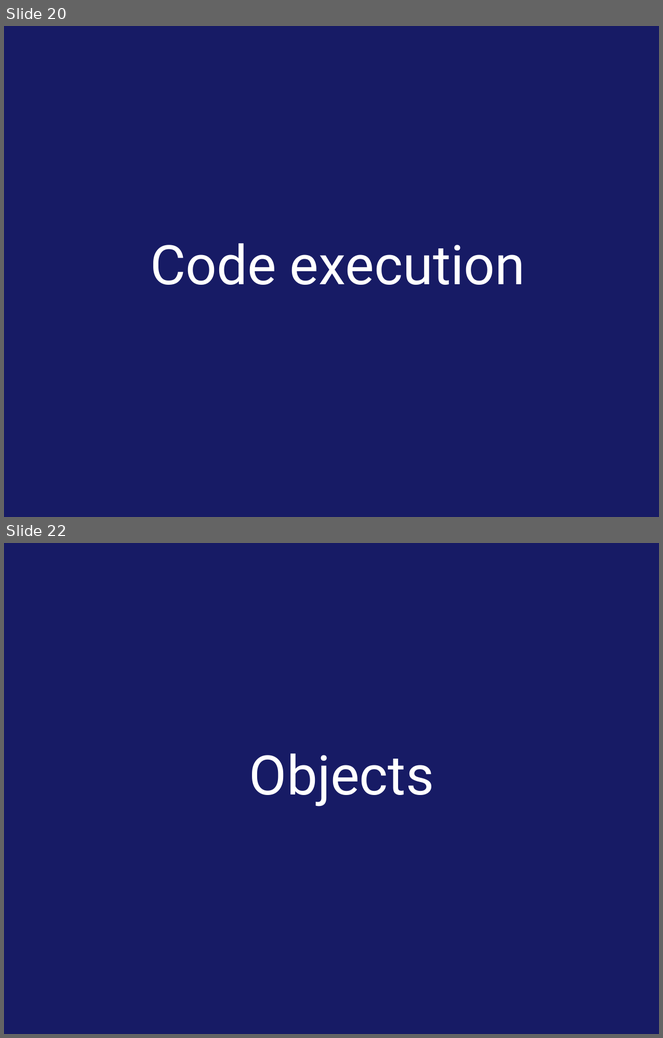
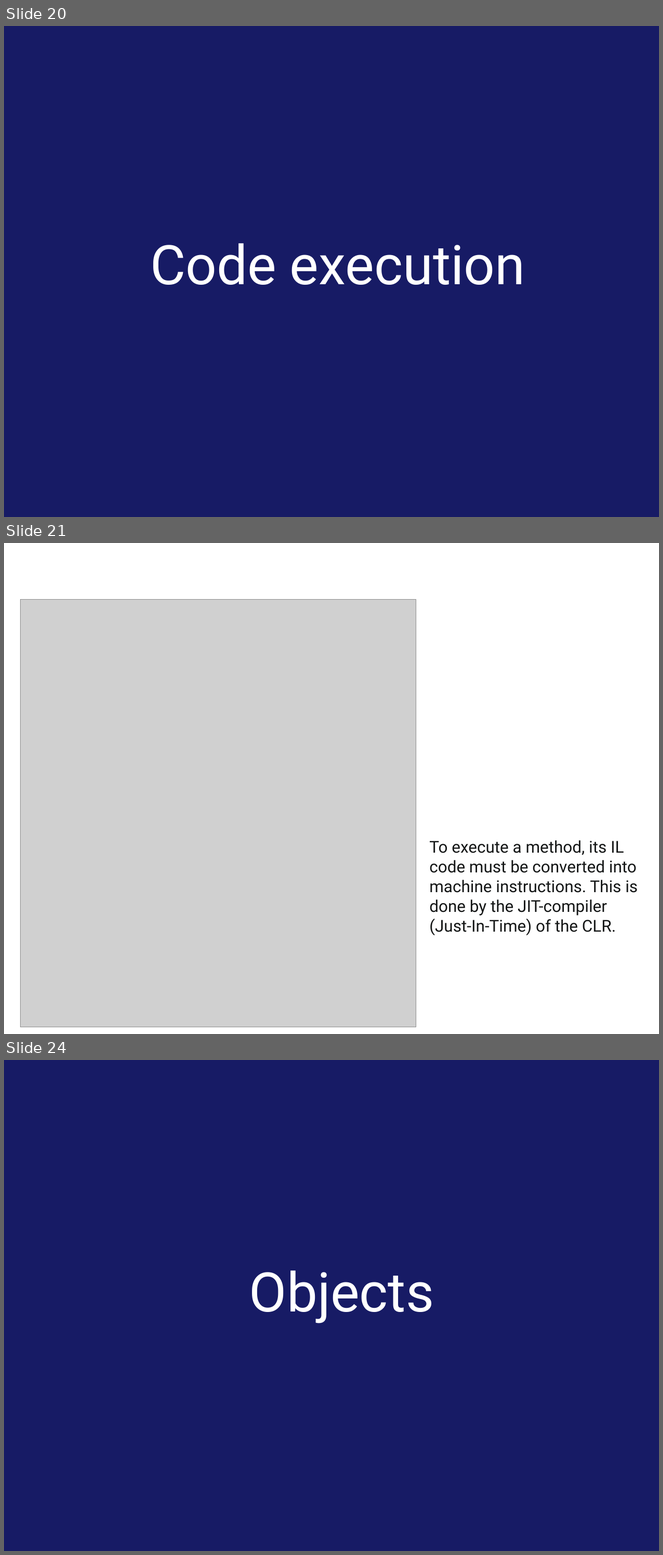
Before and after one commit to tarasiscom/Lv-273, a slide deck: Education/Execution model.pptx. Shown one above the other, each under a label of ours: slides 20 and 22 before the commit, slides 20, 21 and 24 after it; the slides between them are not shown. The pictures are 663x1038 and 663x1555 pixels, drawn with LibreOffice and Linux fonts; fonts in the diff are those of the drawing; grey boxes stand for pictures; background and template pictures are left out. Boxes give left, top, right and bottom in pixels: in the first picture for what was removed or moved away, otherwise in the second. Text is boxed around its words. In the diff, an @@ line names an element or a change of style, - is before the commit and + after.

Commit message:
Add into presentation information about JIT Compiler

```diff
--- a/Education/Execution model.pptx
+++ b/Education/Execution model.pptx
@@ slide 21 added at <box>4,543,659,1034</box>, background #FFFFFF @@
@@ picture added at <box>21,599,416,1027</box> @@
@@ text added at <box>429,840,638,936</box>, 18 pt, text #131515 @@
+To execute a method, its IL code must be converted into machine instructions. This is done by the JIT-compiler (Just-In-Time) of the CLR.
@@ what was slide 22 is now slide 24 @@
```
Also in this commit, not shown: 2 other slides added, 1 slide removed.
